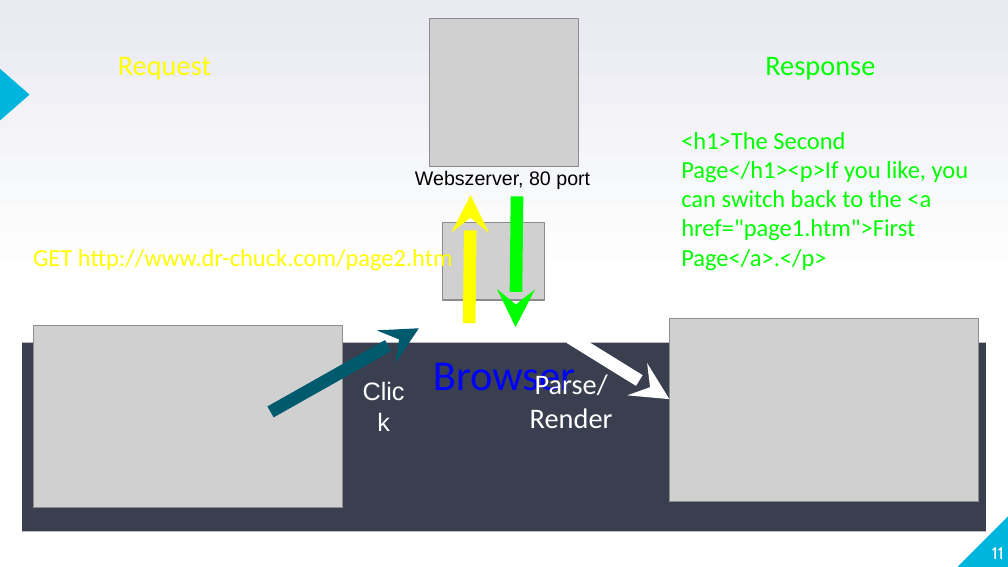
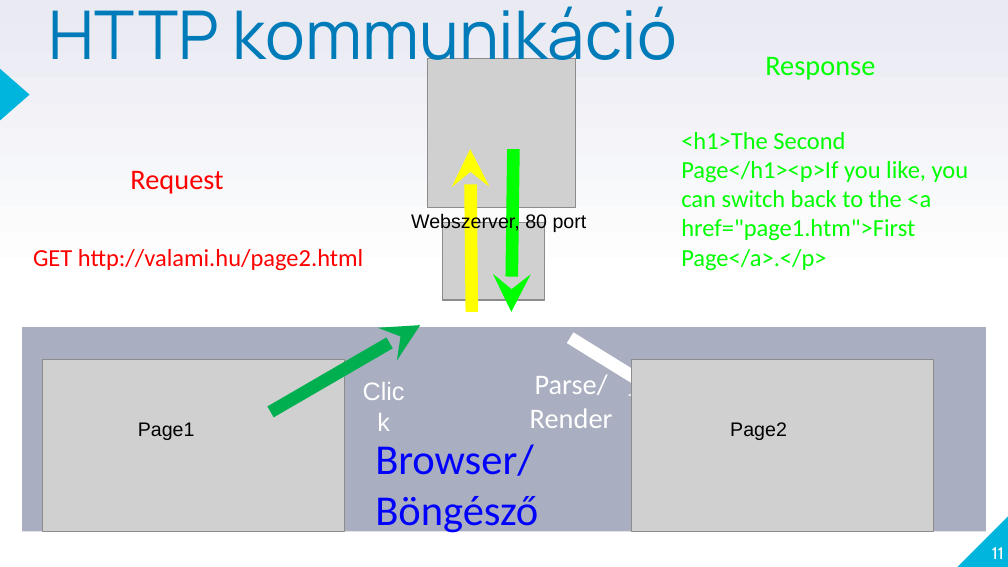
Before and after one commit to laszlofeher/phpalapok, a slide deck: slide 11 of 1Alkalom(6oras)/Php1_bevezeto.pptx. Drawn at 1008x567 pixels with LibreOffice and Linux fonts; fonts in the diff are those of the drawing; grey boxes stand for pictures. Boxes give left, top, right and bottom in pixels: in the first picture for what was removed or moved away, otherwise in the second. Text is boxed around its words. In the diff, an @@ line names an element or a change of style, - is before the commit and + after.

```diff
--- a/1Alkalom(6oras)/Php1_bevezeto.pptx
+++ b/1Alkalom(6oras)/Php1_bevezeto.pptx
@@ title added at (x1=49, y1=6, x2=677, y2=77), 48 pt, text #007BB9 @@
+HTTP kommunikáció
@@ picture moved from (x1=429, y1=18, x2=578, y2=166) to (x1=427, y1=59, x2=576, y2=208) @@
@@ arrow moved from (471, 196) - (470, 324) to (470, 149) - (472, 311) @@
@@ arrow moved from (516, 328) - (517, 197) to (511, 311) - (513, 149) @@
@@ text "Request" moved from (x1=118, y1=57, x2=211, y2=80) to (x1=130, y1=171, x2=223, y2=194) @@
@@ text "Request" at (x1=130, y1=171, x2=223, y2=194): text colour #FFFF00 to #FF0000 @@
@@ text "Webszerver, 80 port" moved from (x1=415, y1=170, x2=590, y2=189) to (x1=411, y1=212, x2=587, y2=232) @@
@@ text at (x1=33, y1=249, x2=363, y2=271): text changed; text colour #FFFF00 to #FF0000 @@
-GET http://www.dr-chuck.com/page2.htm
+GET http://valami.hu/page2.html
@@ rectangle resized from (x1=22, y1=343, x2=986, y2=531) to (x1=22, y1=328, x2=986, y2=532) @@
@@ rectangle at (x1=22, y1=328, x2=986, y2=532): fill #3A3F50 to #A9AEC0 @@
@@ arrow moved from (419, 329) - (270, 412) to (420, 326) - (270, 412) @@
@@ arrow (420, 326) - (270, 412): stroke #005A6E 9 pt to #00B050 9 pt @@
@@ picture resized from (x1=34, y1=326, x2=343, y2=508) to (x1=42, y1=359, x2=345, y2=531) @@
@@ picture resized from (x1=669, y1=319, x2=978, y2=501) to (x1=631, y1=359, x2=933, y2=531) @@
@@ text in rectangle at (x1=433, y1=362, x2=575, y2=394): text removed @@
-Browser
@@ text added at (x1=138, y1=422, x2=195, y2=440), 14 pt, text #000000 @@
+Page1
@@ text added at (x1=375, y1=444, x2=538, y2=536), 30.4 pt, text #0000FF @@
+Browser/Böngésző
@@ text added at (x1=730, y1=422, x2=787, y2=440), 14 pt, text #000000 @@
+Page2
```
Also in this commit, not shown: 6 other slides changed, 1 other file.
